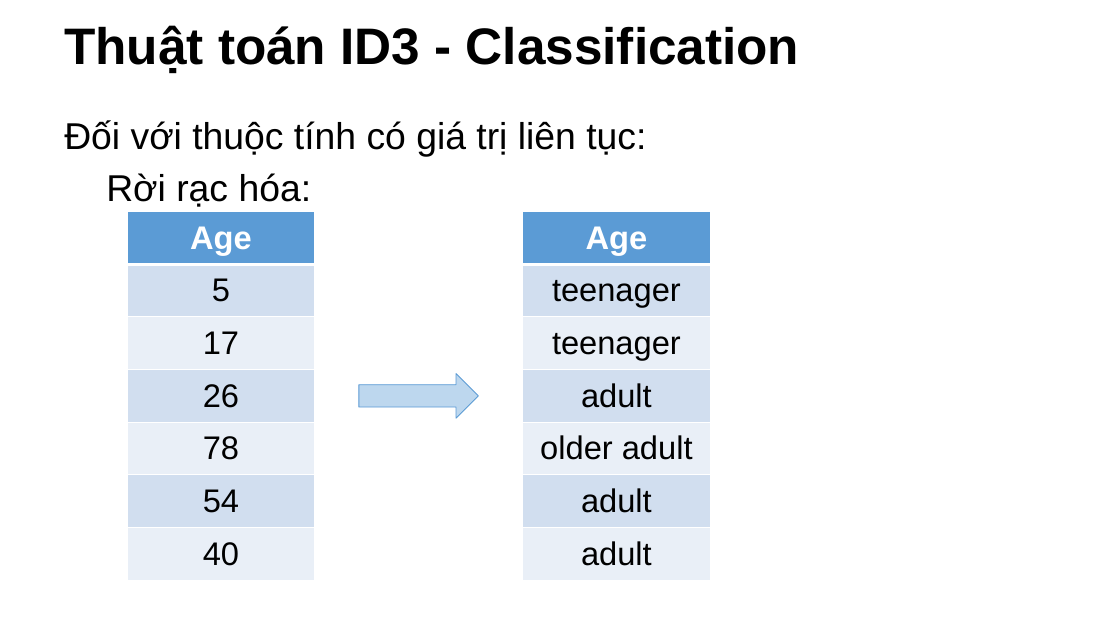
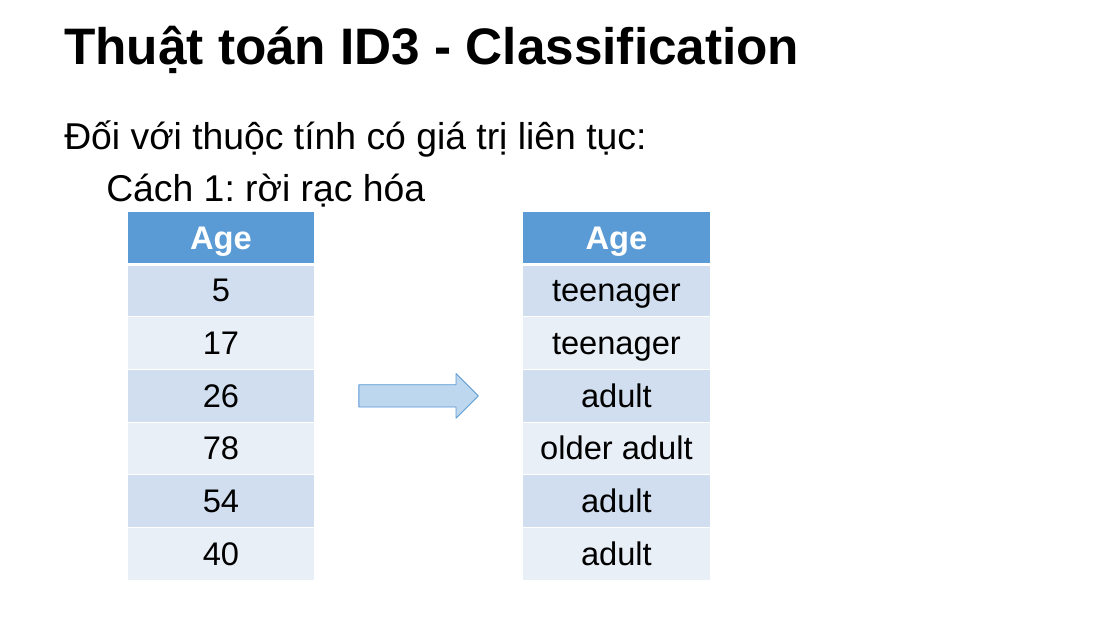
Before and after one commit to NCMyTu/CS523, a slide deck: slide 27 of slide/decision_tree.pptx (slide 26 before the commit). Drawn at 1120x630 pixels with LibreOffice and Linux fonts; fonts in the diff are those of the drawing; background and template pictures are left out. Boxes give left, top, right and bottom in pixels: in the first picture for what was removed or moved away, otherwise in the second. Text is boxed around its words. In the diff, an @@ line names an element or a change of style, - is before the commit and + after.

```diff
--- a/slide/decision_tree.pptx
+++ b/slide/decision_tree.pptx
@@ text at [106,173,425,207]: text changed @@
-Rời rạc hóa:
+Cách 1: rời rạc hóa
```
Also in this commit, not shown: 8 other slides changed, 2 slides added.
